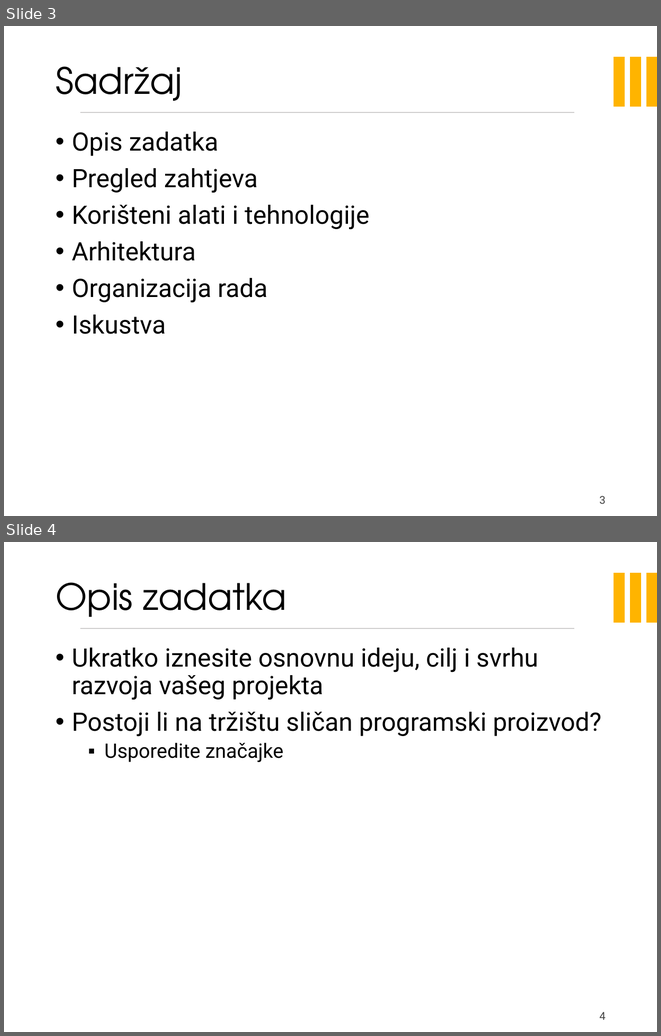
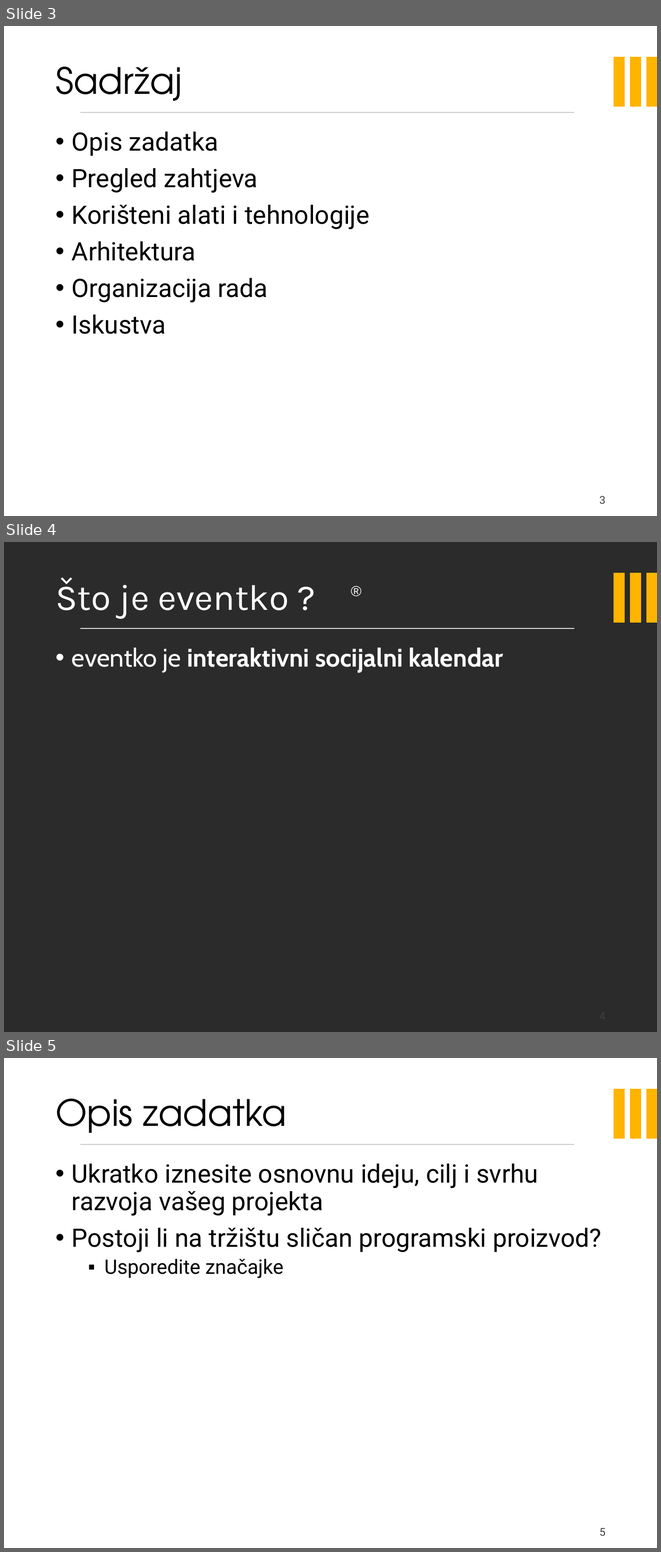
Before and after one commit to velimirkovacic/software_engineering_project, a slide deck: Dokumentacija/Prezentacija/EventkoPreza.pptx. Shown one above the other, each under a label of ours: slides 3 and 4 before the commit, slides 3, 4 and 5 after it. The pictures are 661x1036 and 661x1552 pixels, drawn with LibreOffice and Linux fonts; fonts in the diff are those of the drawing; background and template pictures are left out; a plain dark background stands for a picture behind light text. Boxes give left, top, right and bottom in pixels: in the first picture for what was removed or moved away, otherwise in the second. Text is boxed around its words. In the diff, an @@ line names an element or a change of style, - is before the commit and + after.

```diff
--- a/Dokumentacija/Prezentacija/EventkoPreza.pptx
+++ b/Dokumentacija/Prezentacija/EventkoPreza.pptx
@@ slide 4 added at [4, 542, 657, 1032], background picture (left out); not listed: 4 template elements that a slide beside it also shows @@
@@ title added at [55, 578, 289, 619], 40 pt, text #FFFFFF @@
+Što je eventko ?
@@ text added at [344, 579, 374, 603], 16 pt, text #FFFFFF @@
+®
@@ text added at [72, 647, 503, 672], 28 pt, text #FFFFFF, bold @@
+• eventko je interaktivni socijalni kalendar
@@ page number added at [575, 1006, 612, 1032], 12 pt, text #404040 @@
+4
@@ what was slide 4 is now slide 5 @@
@@ page number at [599, 1528, 606, 1536]: text changed @@
-4
+5
```
Also in this commit, not shown: 3 other files.
